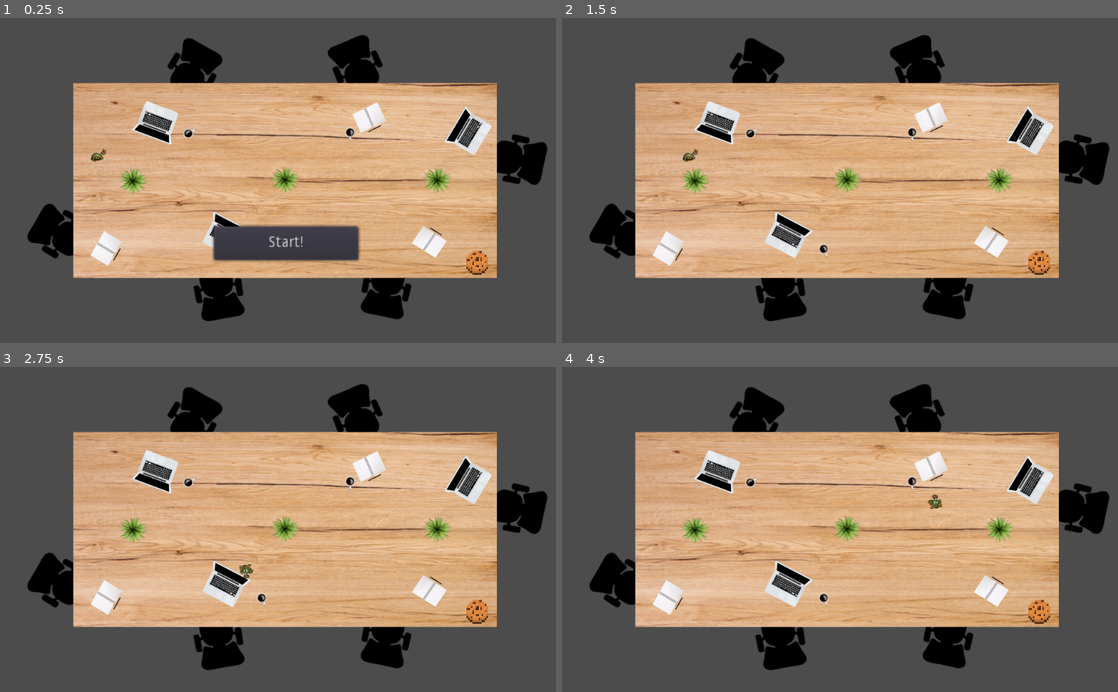
Above: before the commit, frames 1-4 (two rows, left to right).
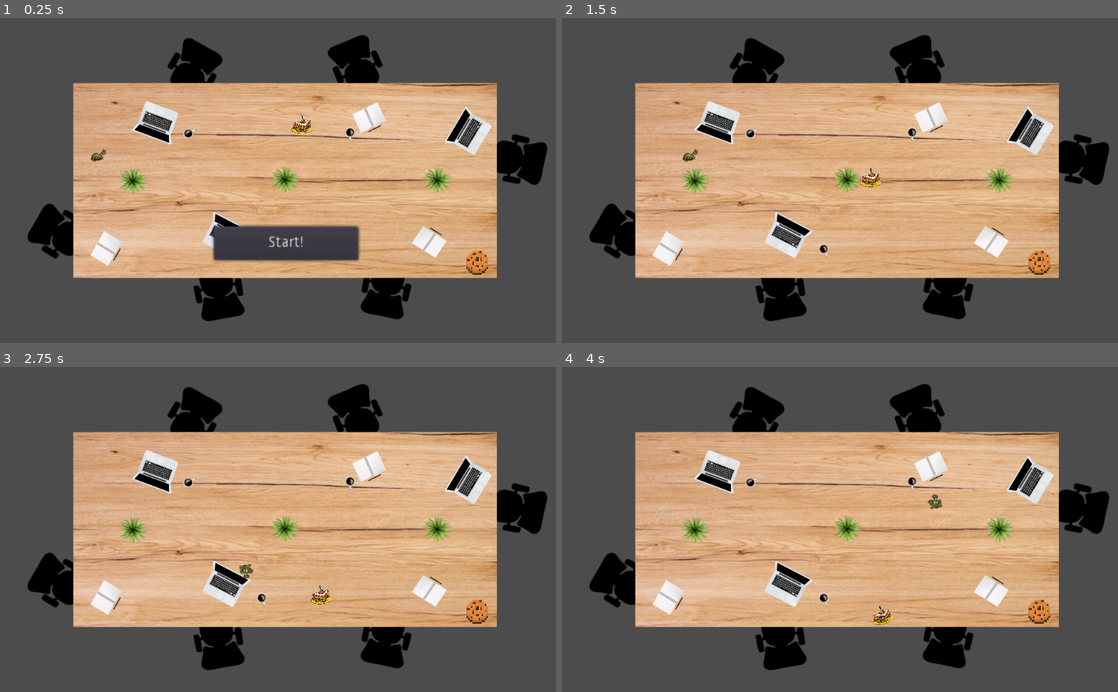
Above: after the commit, the same moments.

Repository: CS3398-Titan-HelloWorld/RoombaAttack
Game: Godot game, scene res://Main.tscn
The game is run twice, just before and just after one commit, with the same random seed, the same clock (stepped at 60 frames per second) and the same inputs.
Inputs:
- Up to frame 1 (0.25 s): no input
- Up to frame 2 (1.5 s): click "Start!" at 0.5 s; hold Right (ui_right) from 1.28 s (still down)
- Up to frame 3 (2.75 s): release Right (ui_right) at 2.03 s; hold Down (ui_down) from 2.03 s (still down)
- Up to frame 4 (4 s): release Down (ui_down) at 2.78 s; hold Right (ui_right) 2.78-3.53 s; hold Up (ui_up) from 3.53 s (still down)

The runs differ from the first frame. In frame 1, 0.1% of the frame differs, in the area x 52-57%, y 29-36%; in frame 2, 0.1%; in frame 3, 0.1%; in frame 4, 0.1%, in the area x 55-60%, y 73-80%.

Commit message:
Moved food files from development to master

Diff:
--- /dev/null
+++ b/RoombaAttack/FoodItem.gd
@@ -0,0 +1,21 @@
+extends RigidBody2D
+
+# class member variables go here, for example:
+# var a = 2
+# var b = "textvar"
+var score;
+
+func _ready():
+	# Called when the node is added to the scene for the first time.
+	# Initialization here
+	pass
+func _on_Aread2D_body_entered(body):
+	if body.get_name() == "Player":
+		if body.add_coins(score):
+			queue_free()
+func add_coins(score):
+	score += 10
+#func _process(delta):
+#	# Called every frame. Delta is time since last frame.
+#	# Update game logic here.
+#	pass
--- a/RoombaAttack/Main.tscn
+++ b/RoombaAttack/Main.tscn
@@ -1,10 +1,22 @@
-[gd_scene load_steps=6 format=2]
+[gd_scene load_steps=10 format=2]
 
 [ext_resource path="res://Main.gd" type="Script" id=1]
 [ext_resource path="res://Runtime.tscn" type="PackedScene" id=2]
 [ext_resource path="res://GUI.tscn" type="PackedScene" id=3]
 [ext_resource path="res://PausePanel.gd" type="Script" id=4]
 [ext_resource path="res://LevelMap.tscn" type="PackedScene" id=5]
+[ext_resource path="res://FoodItem.gd" type="Script" id=6]
+[ext_resource path="res://food.png" type="Texture" id=7]
+
+[sub_resource type="CircleShape2D" id=1]
+
+custom_solver_bias = 0.0
+radius = 17.5071
+
+[sub_resource type="CircleShape2D" id=2]
+
+custom_solver_bias = 0.0
+radius = 18.1246
 
 [node name="Main" type="Node" index="0"]
 
@@ -63,3 +75,57 @@
 max_lines_visible = -1
 
 [node name="LevelMap" parent="." index="2" instance=ExtResource( 5 )]
+
+[node name="FoodItem" type="RigidBody2D" parent="." index="3"]
+
+input_pickable = false
+collision_layer = 1
+collision_mask = 1
+mode = 0
+mass = 1.0
+friction = 1.0
+bounce = 0.0
+gravity_scale = 1.0
+custom_integrator = false
+continuous_cd = 0
+contacts_reported = 0
+contact_monitor = false
+sleeping = false
+can_sleep = true
+linear_velocity = Vector2( 0, 0 )
+linear_damp = -1.0
+angular_velocity = 0.0
+angular_damp = -1.0
+script = ExtResource( 6 )
+
+[node name="Sprite" type="Sprite" parent="FoodItem" index="0"]
+
+position = Vector2( 556.25, 193.219 )
+scale = Vector2( 0.0641667, 0.062387 )
+texture = ExtResource( 7 )
+
+[node name="CollisionShape2D" type="CollisionShape2D" parent="FoodItem" index="1"]
+
+position = Vector2( 559, 201 )
+shape = SubResource( 1 )
+__meta__ = {
+"_edit_lock_": true
+}
+
+[node name="Area2D" type="Area2D" parent="FoodItem" index="2"]
+
+position = Vector2( 557, 200 )
+input_pickable = true
+gravity_vec = Vector2( 0, 1 )
+gravity = 98.0
+linear_damp = 0.1
+angular_damp = 1.0
+audio_bus_override = false
+audio_bus_name = "Master"
+
+[node name="CollisionShape2D" type="CollisionShape2D" parent="FoodItem/Area2D" index="0"]
+
+shape = SubResource( 2 )
+__meta__ = {
+"_edit_lock_": true
+}
Binary file added: RoombaAttack/food.png
Not shown, added: RoombaAttack/food.png.import
Not shown, added: Sprites/Player/BeetleD0.png
Not shown, added: Sprites/Player/BeetleD0.png.import
Not shown, added: Sprites/Player/BeetleD1.png
Not shown, added: Sprites/Player/BeetleD1.png.import
Not shown, added: Sprites/Player/BeetleD2.png
Not shown, added: Sprites/Player/BeetleD2.png.import
Not shown, added: Sprites/Player/BeetleL0.png
Not shown, added: Sprites/Player/BeetleL0.png.import
Not shown, added: Sprites/Player/BeetleL1.png
Not shown, added: Sprites/Player/BeetleL1.png.import
(and 18 more such lines)
